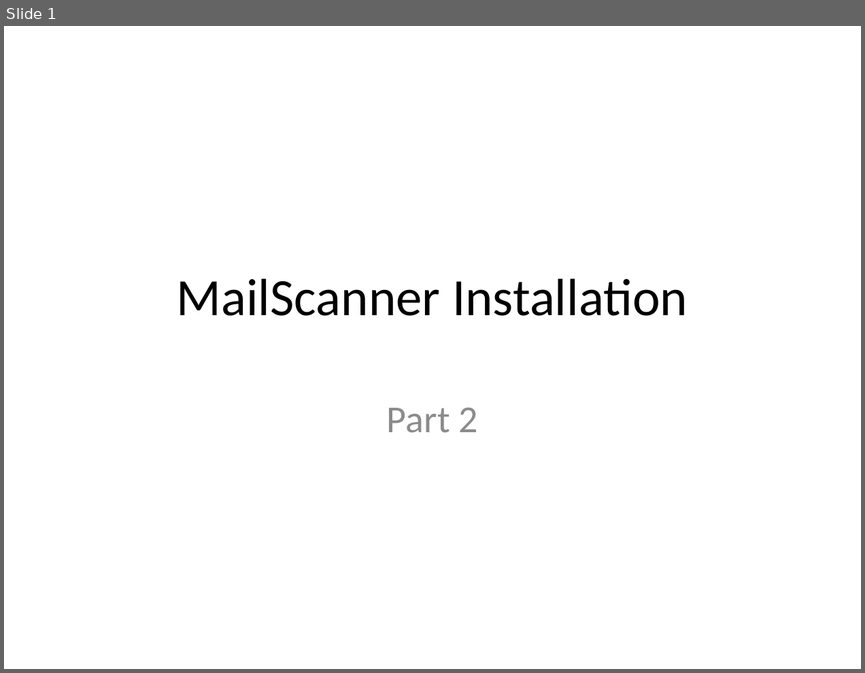
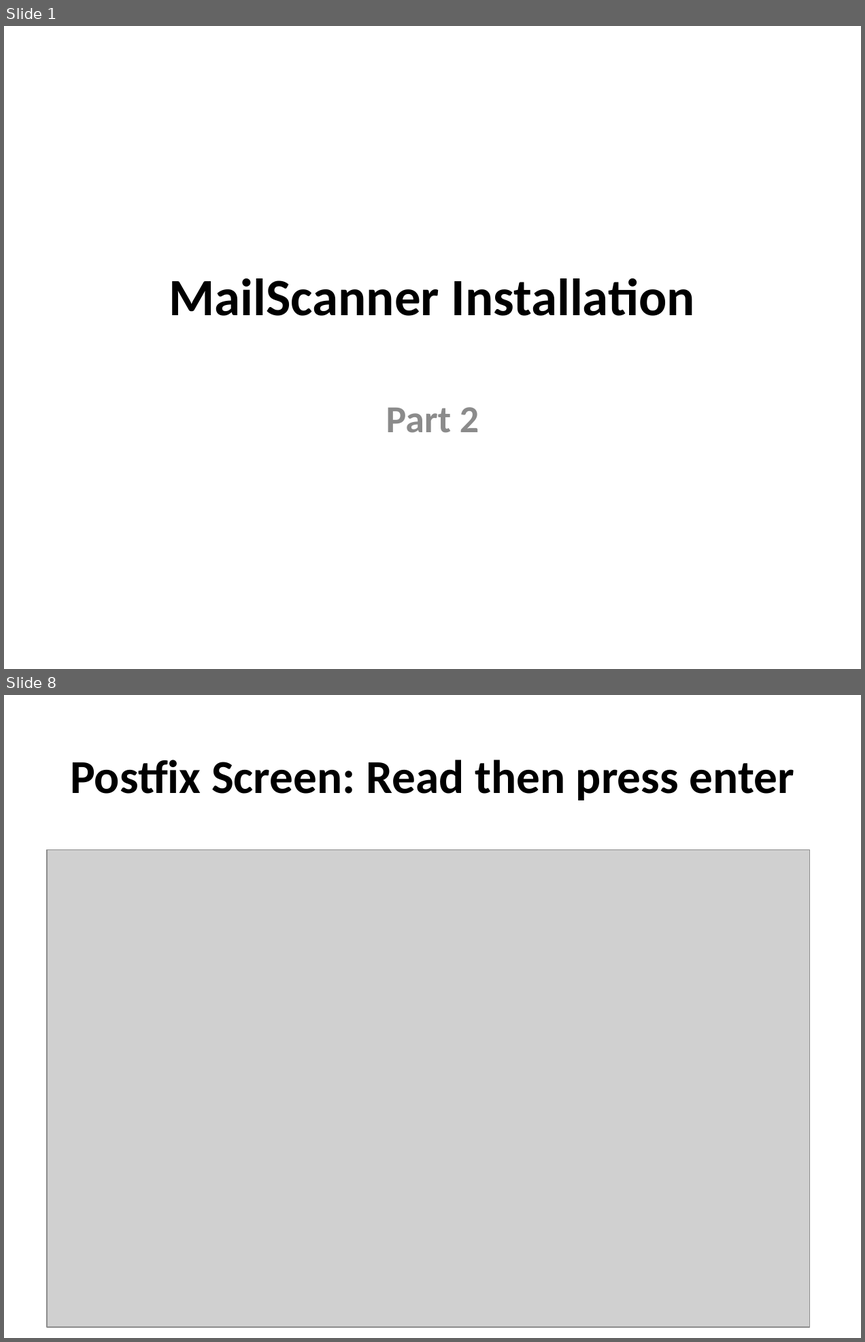
Before and after one commit to afnog/sse, a slide deck: postfix/mailfilter-pt2.pptx. Shown one above the other, each under a label of ours: slide 1 before the commit, slides 1 and 8 after it; the slides between them are not shown. The pictures are 865x673 and 865x1342 pixels, drawn with LibreOffice and Linux fonts; fonts in the diff are those of the drawing; grey boxes stand for pictures. Boxes give left, top, right and bottom in pixels: in the first picture for what was removed or moved away, otherwise in the second. Text is boxed around its words. In the diff, an @@ line names an element or a change of style, - is before the commit and + after.

```diff
--- a/postfix/mailfilter-pt2.pptx
+++ b/postfix/mailfilter-pt2.pptx
@@ slide 8 added at <box>4,695,861,1338</box>, background #FFFFFF @@
@@ title added at <box>70,760,794,800</box>, 39.6 pt, text #000000, bold @@
+Postfix Screen: Read then press enter
@@ picture added at <box>47,849,809,1327</box> @@
@@ slide 1 changed as well @@
@@ title "MailScanner Installation" at <box>169,278,695,316</box>: bold on @@
@@ subtitle "Part 2" at <box>386,407,479,433</box>: bold on @@
```
Also in this commit, not shown: 2 other slides changed, 8 other slides added, 12 slides removed.
